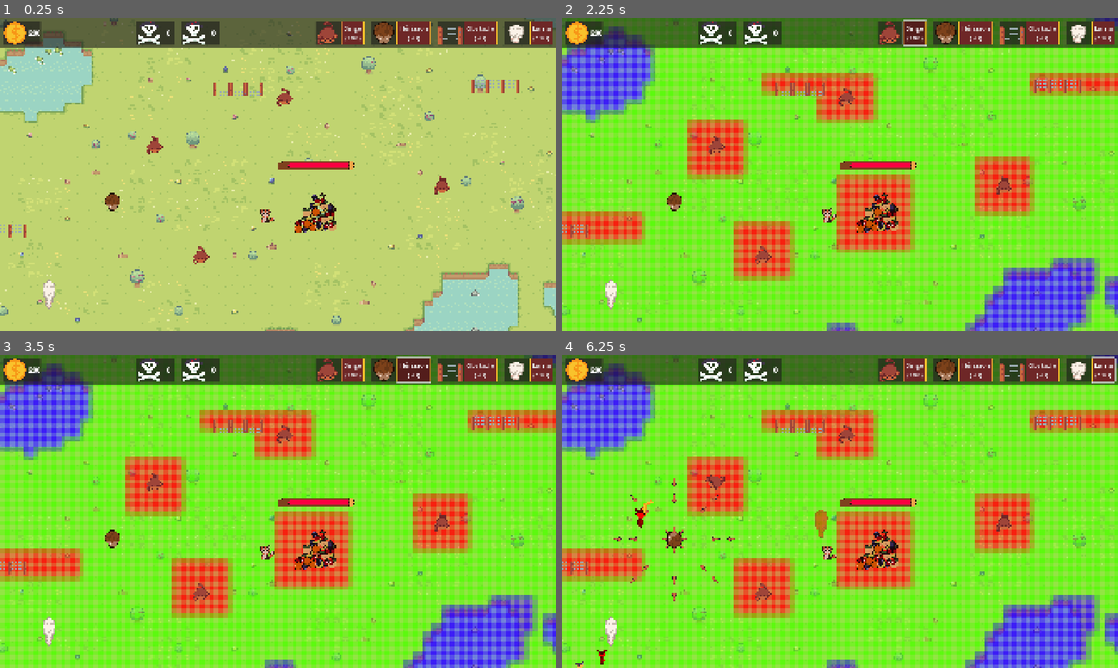
Above: before the commit, frames 1-4 (two rows, left to right).
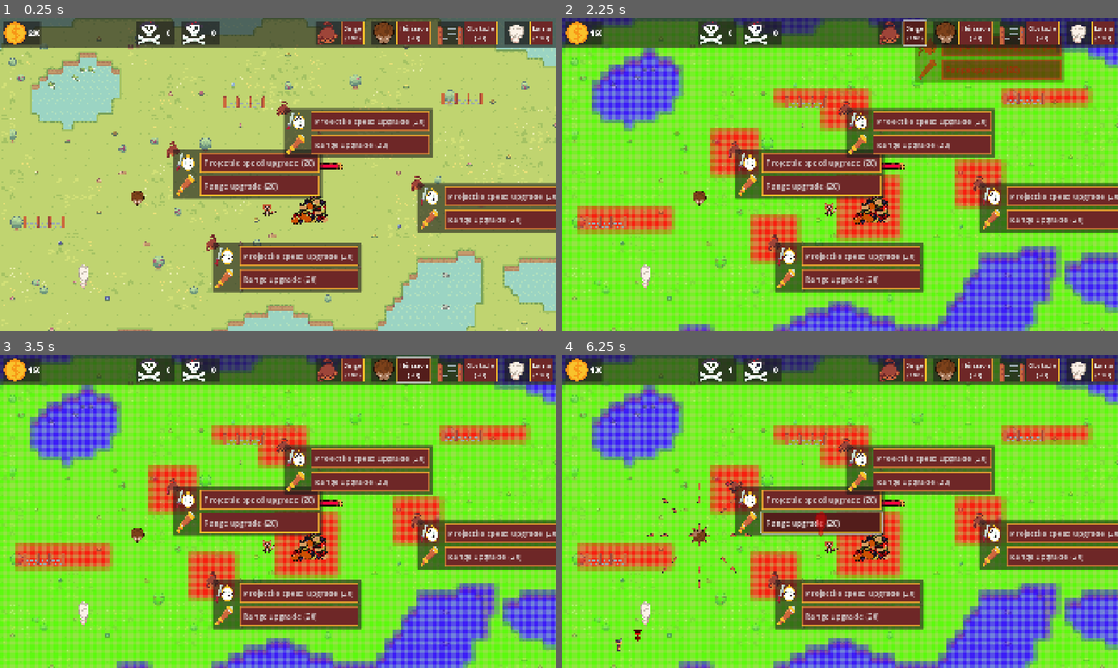
Above: after the commit, the same moments.

Repository: CreaJeu/PirateTowerDefense
Game: Godot game, scene res://scenes/main.tscn
The game is run twice, just before and just after one commit, with the same random seed, the same clock (stepped at 60 frames per second) and the same inputs.
Inputs (mouse positions are in pixels of both pictures, inside the frame that each line leads up to):
- Up to frame 1 (0.25 s): no input
- Up to frame 2 (2.25 s): click (823, 161) at 0.5 s, where only the run after the commit has a clickable "Projectile speed upgrade (20)"; click (823, 187) at 1.25 s, where only the run after the commit has a clickable "Range upgrade (20)"; click "Singe (100)" at 2 s
- Up to frame 3 (3.5 s): click "Hérisson (70)" at 2.75 s
- Up to frame 4 (6.25 s): click "Obstacle (70)" at 3.5 s; click "Lama (120)" at 4.25 s; click (823, 498) at 5 s, where only the run after the commit has a clickable "Projectile speed upgrade (20)"; click (823, 524) at 5.75 s, where only the run after the commit has a clickable "Range upgrade (20)"

The runs differ from the first frame. In frame 1, 36% of the frame differs, in the area x 0-100%, y 0-100%; in frame 2, 75%; in frame 3, 73%; in frame 4, 74%.

Commit message:
modification on upgrade layout
zoom camera + upgrade constants

Diff:
--- a/scenes/allies/herisson.tscn
+++ b/scenes/allies/herisson.tscn
@@ -75,6 +75,7 @@
 columns = 2
 
 [node name="TextureRect" type="TextureRect" parent="UpgradeMenuPanel/MarginContainer/GridContainer"]
+custom_minimum_size = Vector2(38, 0)
 layout_mode = 2
 texture = ExtResource("4_0tnnh")
 
@@ -85,6 +86,7 @@
 alignment = 0
 
 [node name="TextureRect2" type="TextureRect" parent="UpgradeMenuPanel/MarginContainer/GridContainer"]
+custom_minimum_size = Vector2(38, 0)
 layout_mode = 2
 texture = ExtResource("6_mq2e1")
 
@@ -95,6 +97,7 @@
 alignment = 0
 
 [node name="TextureRect3" type="TextureRect" parent="UpgradeMenuPanel/MarginContainer/GridContainer"]
+custom_minimum_size = Vector2(38, 0)
 layout_mode = 2
 texture = ExtResource("7_0tnnh")
 
--- a/scenes/main.tscn
+++ b/scenes/main.tscn
@@ -203,7 +203,7 @@
 
 [node name="Camera2D" type="Camera2D" parent="."]
 position = Vector2(915, 476)
-zoom = Vector2(2, 2)
+zoom = Vector2(1.7, 1.7)
 limit_left = 0
 limit_top = 0
 limit_right = 1700
--- a/scenes/turret.tscn
+++ b/scenes/turret.tscn
@@ -46,11 +46,12 @@
 shape = SubResource("CircleShape2D_485p4")
 
 [node name="UpgradeMenuPanel" type="PanelContainer" parent="."]
-visible = false
-offset_right = 40.0
-offset_bottom = 40.0
+texture_filter = 1
+offset_right = 291.0
+offset_bottom = 100.0
 
 [node name="MarginContainer" type="MarginContainer" parent="UpgradeMenuPanel"]
+texture_filter = 1
 layout_mode = 2
 theme_override_constants/margin_left = 5
 theme_override_constants/margin_top = 5
@@ -58,36 +59,47 @@
 theme_override_constants/margin_bottom = 5
 
 [node name="GridContainer" type="GridContainer" parent="UpgradeMenuPanel/MarginContainer"]
+texture_filter = 1
 layout_mode = 2
+theme_override_constants/h_separation = 10
 columns = 2
 
 [node name="TextureRect" type="TextureRect" parent="UpgradeMenuPanel/MarginContainer/GridContainer"]
 visible = false
+texture_filter = 1
+custom_minimum_size = Vector2(38, 0)
 layout_mode = 2
 texture = ExtResource("4_mqfwu")
 
 [node name="DamageButton" type="Button" parent="UpgradeMenuPanel/MarginContainer/GridContainer"]
 visible = false
+texture_filter = 1
 layout_mode = 2
 theme = ExtResource("5_mqfwu")
 text = "Damage bonus"
 alignment = 0
 
 [node name="TextureRect2" type="TextureRect" parent="UpgradeMenuPanel/MarginContainer/GridContainer"]
+texture_filter = 1
+custom_minimum_size = Vector2(38, 0)
 layout_mode = 2
 texture = ExtResource("6_0dv4j")
 
 [node name="ProjSpeedButton" type="Button" parent="UpgradeMenuPanel/MarginContainer/GridContainer"]
+texture_filter = 1
 layout_mode = 2
 theme = ExtResource("5_mqfwu")
 text = "Projectile speed upgrade (20)"
 alignment = 0
 
 [node name="TextureRect3" type="TextureRect" parent="UpgradeMenuPanel/MarginContainer/GridContainer"]
+texture_filter = 1
+custom_minimum_size = Vector2(38, 0)
 layout_mode = 2
 texture = ExtResource("7_tg0ex")
 
 [node name="RangeButton" type="Button" parent="UpgradeMenuPanel/MarginContainer/GridContainer"]
+texture_filter = 1
 layout_mode = 2
 theme = ExtResource("5_mqfwu")
 text = "Range upgrade (20)"
Not shown: 1 places in scenes/main.tscn that only renumber resources
